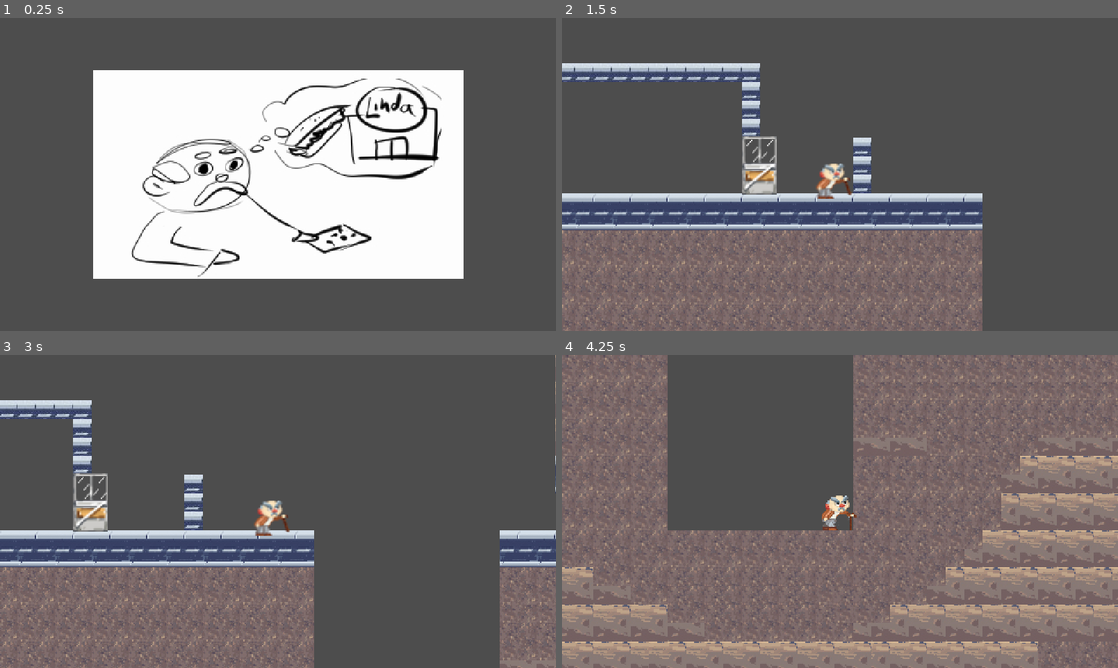
Above: before the commit, frames 1-4 (two rows, left to right).
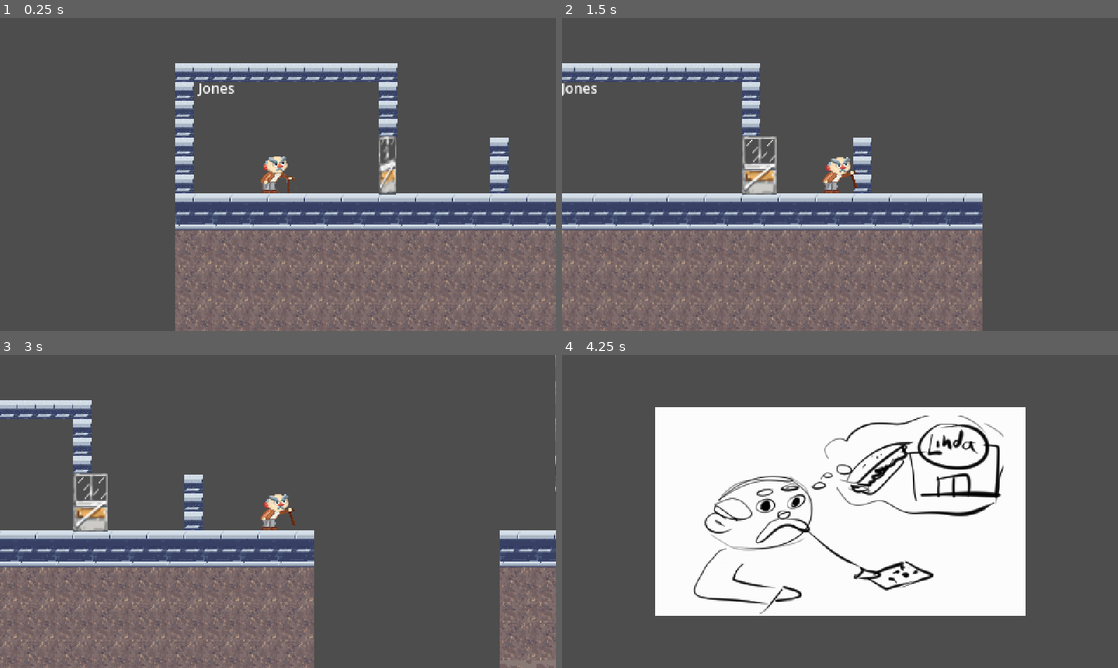
Above: after the commit, the same moments.

Repository: cane122/DedaGame
Game: Godot game, scene res://node_2d.tscn
The game is run twice, just before and just after one commit, with the same random seed, the same clock (stepped at 60 frames per second) and the same inputs. Before the commit the project starts from res://Opening/opening.tscn.
Inputs:
- Up to frame 1 (0.25 s): no input
- Up to frame 2 (1.5 s): tap Enter (ui_accept) at 0.5 s; hold D (move_right) from 0.53 s (still down); tap F (attack) at 0.6, 1.35 s; tap Space (jump) at 0.77 s
- Up to frame 3 (3 s): tap Space (jump) at 1.52 s; release D (move_right) at 2.03 s; hold A (move_left) 2.03-2.78 s; tap F (attack) at 2.1, 2.85 s; hold D (move_right) from 2.78 s (still down)
- Up to frame 4 (4.25 s): keep holding D (move_right); tap Space (jump) at 3.02, 3.77 s; tap F (attack) at 3.6 s

The runs differ from the first frame. In frame 1, 60% of the frame differs, in the area x 16-100%, y 14-100%; in frame 2, 0.7%; in frame 3, 0.6%; in frame 4, 93%, in the area x 0-100%, y 0-100%.

Commit message:
STABILNO

Diff:
--- a/character_body_2d.gd
+++ b/Characters/character_body_2d.gd
@@ -31,7 +31,7 @@
 		coyote_timer.start()
 
 func handle_movement():
-	var direction = Input.get_axis("move_left", "move_right")
+	direction = Input.get_axis("move_left", "move_right")
 	velocity.x = direction * speed
 
 func handle_jump():
--- a/Characters/character_body_2d.tscn
+++ b/Characters/character_body_2d.tscn
@@ -1,10 +1,10 @@
-[gd_scene load_steps=13 format=3 uid="uid://by5p5hnnndlxb"]
+[gd_scene load_steps=13 format=3 uid="uid://bfdu1g5qvuxfg"]
 
-[ext_resource type="Script" path="res://character_body_2d.gd" id="1_j3amv"]
-[ext_resource type="Texture2D" uid="uid://cxlk4gmb4rqwn" path="res://Resources/dekaF1.png" id="2_ib5ib"]
+[ext_resource type="Script" path="res://Characters/character_body_2d.gd" id="1_j3amv"]
+[ext_resource type="Texture2D" uid="uid://bsm7mm7bso7xv" path="res://Resources/dekaFF1.png" id="2_hq4ye"]
 [ext_resource type="Texture2D" uid="uid://u2l0kikmvub4" path="res://Characters/dekica2.png" id="2_vtihm"]
-[ext_resource type="Texture2D" uid="uid://j5na0fk80amy" path="res://Resources/dekaF2.png" id="3_gqddv"]
-[ext_resource type="Texture2D" uid="uid://cx3t7gkerkknj" path="res://Resources/dekaF3.png" id="4_3jsv2"]
+[ext_resource type="Texture2D" uid="uid://b0do351px4m3m" path="res://Resources/dekaFF2.png" id="3_fr4ue"]
+[ext_resource type="Texture2D" uid="uid://wxtdexkdt2gq" path="res://Resources/dekaFF3.png" id="4_y6bkv"]
 [ext_resource type="Texture2D" uid="uid://x1svc8jqbw3l" path="res://Resources/dekaW1.png" id="6_10ssj"]
 [ext_resource type="Texture2D" uid="uid://c3n2j8nqsx8hj" path="res://Resources/dekaW2.png" id="7_gnnt3"]
 [ext_resource type="Texture2D" uid="uid://c43uaje00yqyl" path="res://Resources/dekaW3.png" id="8_hu4r8"]
@@ -14,13 +14,13 @@
 animations = [{
 "frames": [{
 "duration": 1.0,
-"texture": ExtResource("2_ib5ib")
+"texture": ExtResource("2_hq4ye")
 }, {
 "duration": 1.0,
-"texture": ExtResource("3_gqddv")
+"texture": ExtResource("3_fr4ue")
 }, {
 "duration": 1.0,
-"texture": ExtResource("4_3jsv2")
+"texture": ExtResource("4_y6bkv")
 }],
 "loop": false,
 "name": &"attack",
--- a/TileMap/PlatformMapa.tscn
+++ b/TileMap/PlatformMapa.tscn
@@ -116,6 +116,9 @@
 sources/8 = SubResource("TileSetAtlasSource_lnv8r")
 sources/5 = SubResource("TileSetAtlasSource_ktr7o")
 
+[sub_resource type="LabelSettings" id="LabelSettings_wftf0"]
+font_size = 12
+
 [node name="PlatformMapa" type="Node2D"]
 
 [node name="TileMapLayer" type="TileMapLayer" parent="."]
@@ -135,3 +138,11 @@
 
 [node name="Student" parent="." instance=ExtResource("8_83rpt")]
 position = Vector2(487, 298)
+
+[node name="Label" type="Label" parent="."]
+offset_left = -139.0
+offset_top = 215.0
+offset_right = -97.0
+offset_bottom = 238.0
+text = "Jones"
+label_settings = SubResource("LabelSettings_wftf0")
--- a/character_body_2d.tscn
+++ /dev/null
@@ -1,92 +0,0 @@
-[gd_scene load_steps=13 format=3 uid="uid://by5p5hnnndlxb"]
-
-[ext_resource type="Script" path="res://character_body_2d.gd" id="1_j3amv"]
-[ext_resource type="Texture2D" uid="uid://cxlk4gmb4rqwn" path="res://Resources/dekaF1.png" id="2_ib5ib"]
-[ext_resource type="Texture2D" uid="uid://u2l0kikmvub4" path="res://Characters/dekica2.png" id="2_vtihm"]
-[ext_resource type="Texture2D" uid="uid://j5na0fk80amy" path="res://Resources/dekaF2.png" id="3_gqddv"]
-[ext_resource type="Texture2D" uid="uid://cx3t7gkerkknj" path="res://Resources/dekaF3.png" id="4_3jsv2"]
-[ext_resource type="Texture2D" uid="uid://x1svc8jqbw3l" path="res://Resources/dekaW1.png" id="6_10ssj"]
-[ext_resource type="Texture2D" uid="uid://c3n2j8nqsx8hj" path="res://Resources/dekaW2.png" id="7_gnnt3"]
-[ext_resource type="Texture2D" uid="uid://c43uaje00yqyl" path="res://Resources/dekaW3.png" id="8_hu4r8"]
-[ext_resource type="Texture2D" uid="uid://cddhyauo0eyc" path="res://Resources/dekaW4.png" id="9_372yl"]
-
-[sub_resource type="SpriteFrames" id="SpriteFrames_4lxmw"]
-animations = [{
-"frames": [{
-"duration": 1.0,
-"texture": ExtResource("2_ib5ib")
-}, {
-"duration": 1.0,
-"texture": ExtResource("3_gqddv")
-}, {
-"duration": 1.0,
-"texture": ExtResource("4_3jsv2")
-}],
-"loop": false,
-"name": &"attack",
-"speed": 10.0
-}, {
-"frames": [{
-"duration": 1.0,
-"texture": ExtResource("2_vtihm")
-}],
-"loop": true,
-"name": &"idle",
-"speed": 5.0
-}, {
-"frames": [{
-"duration": 1.0,
-"texture": ExtResource("6_10ssj")
-}, {
-"duration": 1.0,
-"texture": ExtResource("7_gnnt3")
-}, {
-"duration": 1.0,
-"texture": ExtResource("8_hu4r8")
-}, {
-"duration": 1.0,
-"texture": ExtResource("9_372yl")
-}],
-"loop": true,
-"name": &"run",
-"speed": 5.0
-}]
-
-[sub_resource type="CapsuleShape2D" id="CapsuleShape2D_fbvic"]
-height = 31.8
-
-[sub_resource type="CircleShape2D" id="CircleShape2D_w37j7"]
-radius = 37.1214
-
-[node name="Player" type="CharacterBody2D"]
-script = ExtResource("1_j3amv")
-
-[node name="AnimatedSprite2D" type="AnimatedSprite2D" parent="."]
-sprite_frames = SubResource("SpriteFrames_4lxmw")
-animation = &"attack"
-
-[node name="CollisionShape2D" type="CollisionShape2D" parent="."]
-position = Vector2(1, 0)
-shape = SubResource("CapsuleShape2D_fbvic")
-
-[node name="AttackArea" type="Area2D" parent="." groups=["player_attack"]]
-
-[node name="CollisionShape2D" type="CollisionShape2D" parent="AttackArea"]
-shape = SubResource("CircleShape2D_w37j7")
-disabled = true
-
-[node name="Camera2D" type="Camera2D" parent="."]
-
-[node name="CoyoteTime" type="Timer" parent="."]
-wait_time = 0.1
-one_shot = true
-
-[node name="GravityTimer" type="Timer" parent="."]
-wait_time = 0.5
-
-[node name="AttackTimer" type="Timer" parent="."]
-wait_time = 0.3
-one_shot = true
-
-[connection signal="body_entered" from="AttackArea" to="." method="_on_area_2d_body_entered"]
-[connection signal="timeout" from="AttackTimer" to="." method="_on_attack_timer_timeout"]
--- a/node_2d.tscn
+++ b/node_2d.tscn
@@ -1,6 +1,6 @@
 [gd_scene load_steps=9 format=3 uid="uid://bjhyg53ao7dq0"]
 
-[ext_resource type="PackedScene" uid="uid://by5p5hnnndlxb" path="res://character_body_2d.tscn" id="1_g1any"]
+[ext_resource type="PackedScene" uid="uid://bfdu1g5qvuxfg" path="res://Characters/character_body_2d.tscn" id="1_g1any"]
 [ext_resource type="Script" path="res://worldScript.gd" id="1_p3nj6"]
 [ext_resource type="PackedScene" uid="uid://5fsg8ax5rl0w" path="res://TileMap/PlatformMapa.tscn" id="3_ty24y"]
 
--- a/project.godot
+++ b/project.godot
@@ -11,7 +11,7 @@
 [application]
 
 config/name="deda"
-run/main_scene="res://Opening/opening.tscn"
+run/main_scene="res://node_2d.tscn"
 config/features=PackedStringArray("4.3", "Forward Plus")
 config/icon="res://icon.svg"
 
Binary file added: Resources/dekaFF1.png
Not shown, added: Resources/dekaFF1.png.import
Binary file added: Resources/dekaFF2.png
Not shown, added: Resources/dekaFF2.png.import
Binary file added: Resources/dekaFF3.png
Not shown, added: Resources/dekaFF3.png.import
Binary file added: Resources/students/2mrtav.png
Not shown, added: Resources/students/2mrtav.png.import
Binary file added: Resources/students/2mrtavzao.png
Not shown, added: Resources/students/2mrtavzao.png.import
Binary file added: Resources/students/2student.png
Not shown, added: Resources/students/2student.png.import
(and 29 more such lines)
